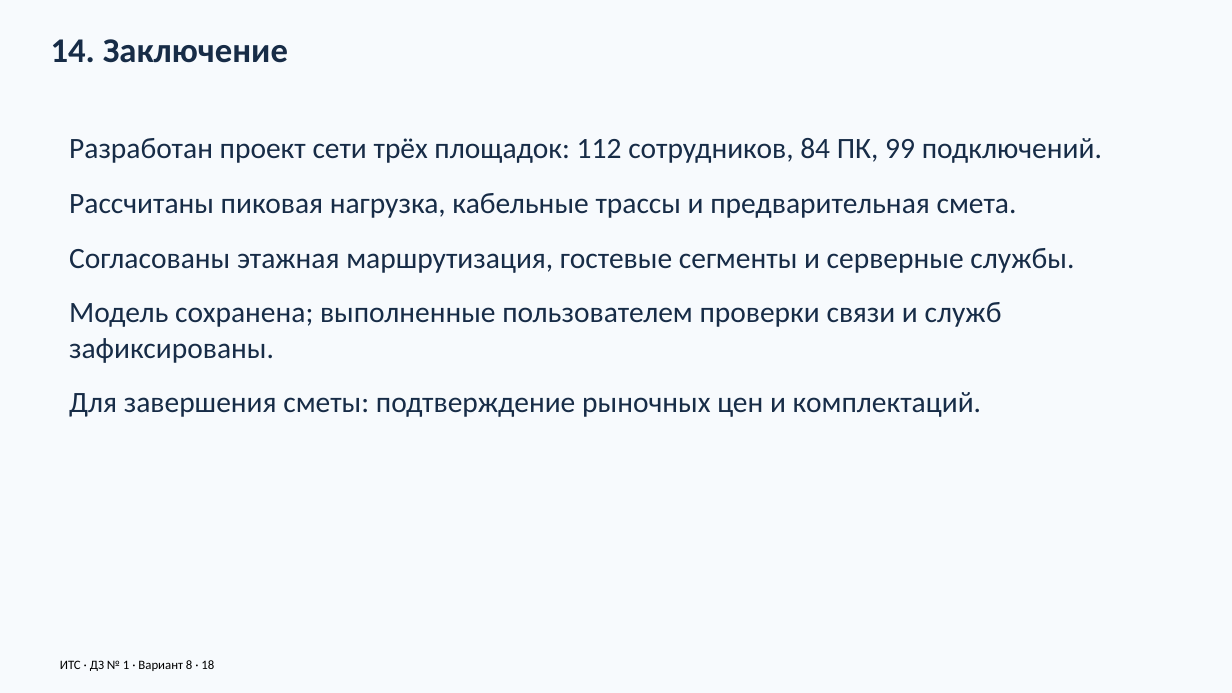
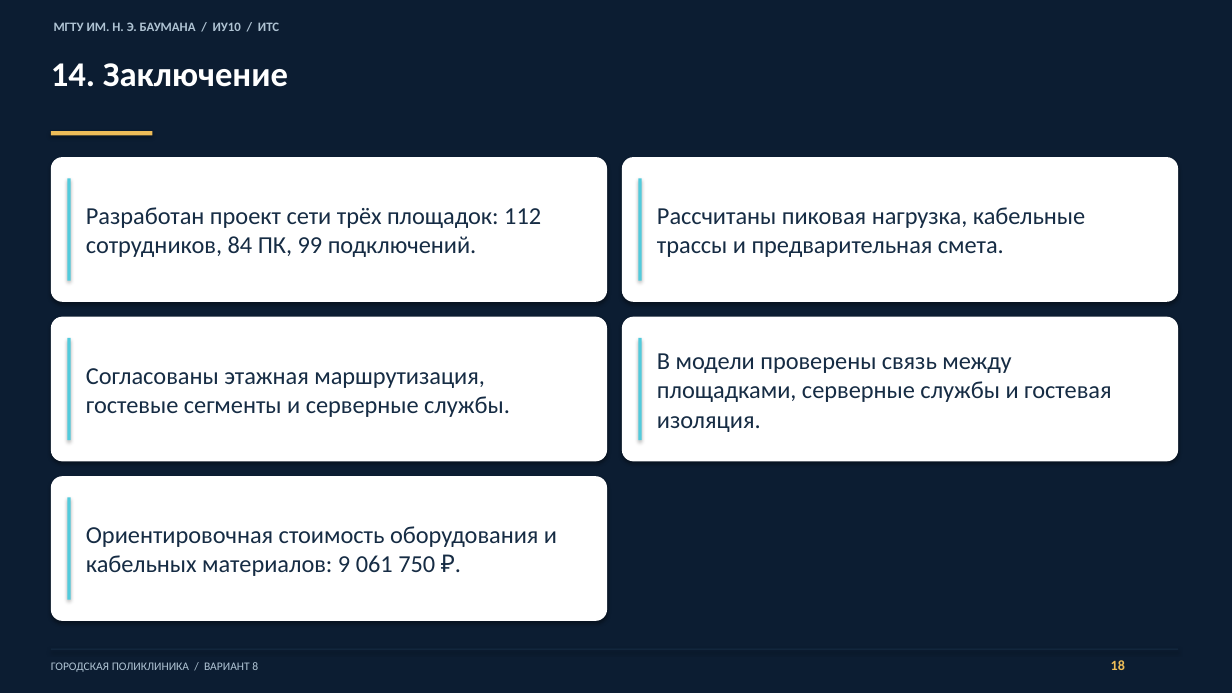
Before and after one commit to warofconnection/dz, a slide deck: slide 18 of docs/Презентация_вариант_8.pptx. Drawn at 1232x693 pixels with LibreOffice and Linux fonts; fonts in the diff are those of the drawing. Boxes give left, top, right and bottom in pixels: in the first picture for what was removed or moved away, otherwise in the second. Text is boxed around its words. In the diff, an @@ line names an element or a change of style, - is before the commit and + after.

Commit message:
Polish presentation design and neutral report wording with accepted estimate pricing

```diff
--- a/docs/Презентация_вариант_8.pptx
+++ b/docs/Презентация_вариант_8.pptx
@@ background #F7FAFD to #0C1D32 @@
@@ text added at (54,22,279,31), 10 pt, text #AFC3D3, bold @@
+МГТУ ИМ. Н. Э. БАУМАНА / ИУ10 / ИТС
@@ text "14. Заключение": place and size @@
-text "14. Заключение" at (51,39,288,63)
+text "14. Заключение" at (51,63,288,87)
@@ text "14. Заключение" at (51,63,288,87): text colour #172C47 to #FFFFFF @@
@@ rectangle added at (51,131,152,135), fill #EEBD58 @@
@@ text removed at (69,138,1102,417) @@
-Разработан проект сети трёх площадок: 112 сотрудников, 84 ПК, 99 подключений.
-Рассчитаны пиковая нагрузка, кабельные трассы и предварительная смета.
-Согласованы этажная маршрутизация, гостевые сегменты и серверные службы.
-Модель сохранена; выполненные пользователем проверки связи и служб зафиксированы.
-Для завершения сметы: подтверждение рыночных цен и комплектаций.
@@ rounded rectangle added at (51,157,607,302), fill #FFFFFF @@
@@ rectangle added at (67,178,71,281), fill #52CBDC @@
@@ rounded rectangle added at (622,157,1178,302), fill #FFFFFF @@
@@ rectangle added at (639,178,642,281), fill #52CBDC @@
@@ text added at (86,207,541,257), 19 pt, text #162C44 @@
+Разработан проект сети трёх площадок: 112 сотрудников, 84 ПК, 99 подключений.
@@ text added at (657,207,1085,257), 19 pt, text #162C44 @@
+Рассчитаны пиковая нагрузка, кабельные трассы и предварительная смета.
@@ rounded rectangle added at (51,317,607,462), fill #FFFFFF @@
@@ rounded rectangle added at (622,317,1178,462), fill #FFFFFF @@
@@ rectangle added at (67,338,71,441), fill #52CBDC @@
@@ rectangle added at (639,338,642,441), fill #52CBDC @@
@@ text added at (657,353,1111,432), 19 pt, text #162C44 @@
+В модели проверены связь между площадками, серверные службы и гостевая изоляция.
@@ text added at (86,368,510,417), 19 pt, text #162C44 @@
+Согласованы этажная маршрутизация, гостевые сегменты и серверные службы.
@@ rounded rectangle added at (51,476,607,621), fill #FFFFFF @@
@@ rectangle added at (67,497,71,600), fill #52CBDC @@
@@ text added at (86,526,557,576), 19 pt, text #162C44 @@
+Ориентировочная стоимость оборудования и кабельных материалов: 9 061 750 ₽.
@@ rectangle added at (51,649,1178,650), fill #162C44 @@
@@ text at (51,662,258,672): text changed; size 10 to 9 pt; text colour #000000 to #AFC3D3 @@
-ИТС · ДЗ № 1 · Вариант 8 · 18
+ГОРОДСКАЯ ПОЛИКЛИНИКА / ВАРИАНТ 8
@@ text added at (1111,660,1125,670), 11 pt, text #EEBD58, bold @@
+18
```
Also in this commit, not shown: 17 other slides changed, 7 other files.
